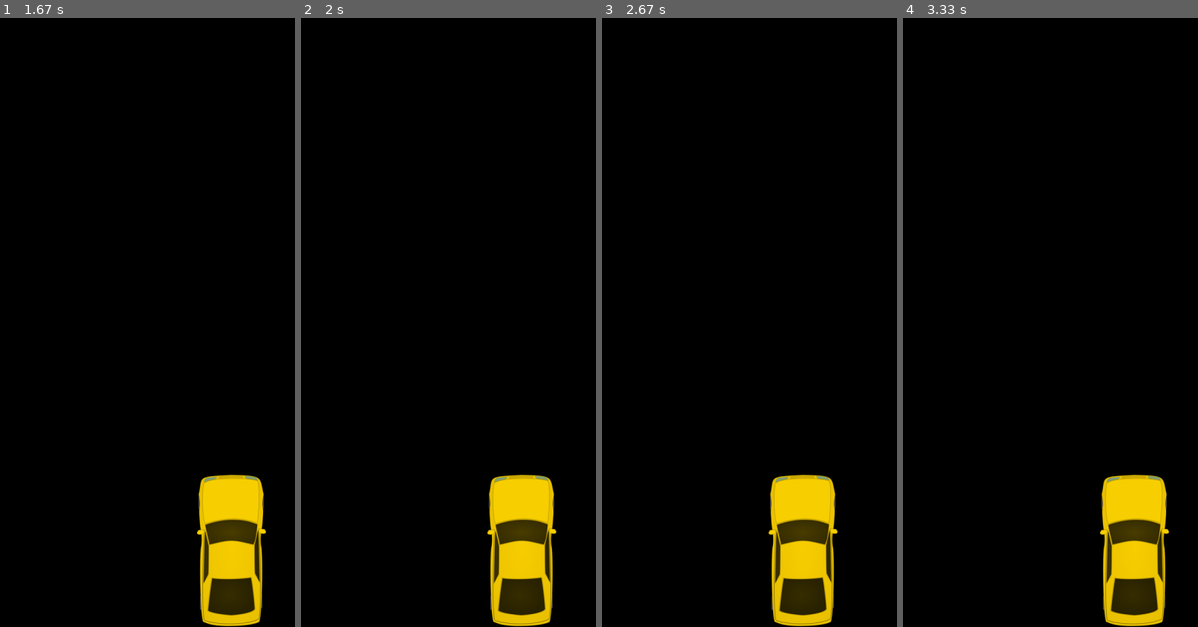
Above: before the commit, frames 1-4 (left to right).
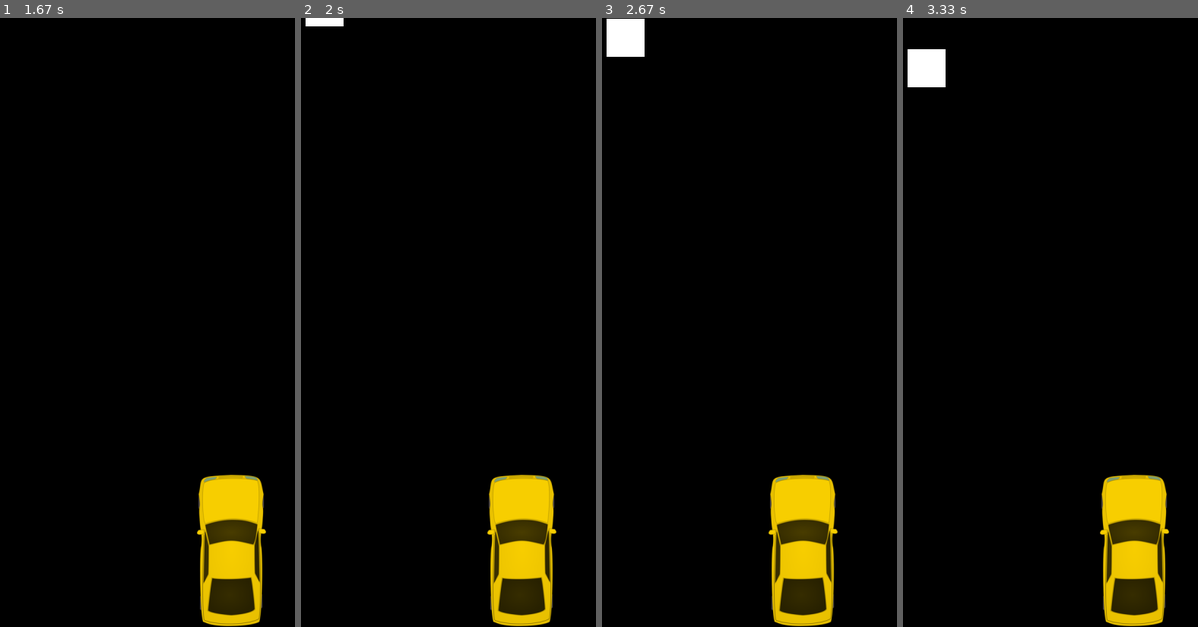
Above: after the commit, the same moments.

Repository: Bjamse/2404sebj-Programmering-og-modellering-2018-2019
Game: pygame game, started from mens jeg kjeder meg/racing game/game.py
The game is run twice, just before and just after one commit, with the same random seed, the same clock (stepped at 60 frames per second) and the same inputs.
Inputs:
- Up to frame 1 (1.67 s): hold Right 0.33-0.8 s; hold Right 0.83-1.3 s; hold Left from 1.33 s (still down)
- Up to frame 2 (2 s): release Left at 1.87 s; hold Down from 1.9 s (still down)
- Up to frame 3 (2.67 s): release Down at 2.2 s; hold Left 2.23-2.63 s
- Up to frame 4 (3.33 s): hold Right 2.67-3.3 s

Frame 1 is identical in both runs. In frame 2, 0.2% of the frame differs, in the area x 1-15%, y 0-2%; in frame 3, 0.8%, in the area x 1-15%, y 0-7%; in frame 4, 0.8%.

Commit message:
skrev litt til i kommentaren

Diff:
--- /dev/null
+++ b/mens jeg kjeder meg/racing game/funcfile.py
@@ -0,0 +1,6 @@
+import random
+
+def randomplace():
+    x = random.randint(0,600)
+    y = random.randint(-300, -50)
+    return x,y
--- a/mens jeg kjeder meg/racing game/game.py
+++ b/mens jeg kjeder meg/racing game/game.py
@@ -1,4 +1,5 @@
 import sys, pygame
+import funcfile
 pygame.init()
 t = 0
 x = 1
@@ -7,21 +8,45 @@
 black = 0, 0, 0
 screen = pygame.display.set_mode(size)
 
-ball = pygame.image.load("car.png")
-ballrect = ball.get_rect()
-ballrect = ballrect.move(width/2 - 100, height - 200)
+car = pygame.image.load("images/car.png")
+carRect = car.get_rect()
+carRect = carRect.move(width / 2 - 100, height - 200)
+
+wall = pygame.Surface((50,50))
+wall.fill((255,255,255))
+wallrect = wall.get_rect()
+wallrect = wallrect.move(funcfile.randomplace())
+
+score = 0
+
+def printscore(s):
+    print(s)
 
 def movecar():
-    global ballrect, speed
+    global carRect, speed
     if (pygame.key.get_pressed()[pygame.K_LEFT] != 0):
         speed = [-x, 0]
     elif (pygame.key.get_pressed()[pygame.K_RIGHT] != 0):
         speed = [x, 0]
     elif (pygame.key.get_pressed()[pygame.K_DOWN]):
         speed = [0, 0]
-    if (ballrect.left + speed[0] < -55 or ballrect.right + speed[0] > width + 55 ):
+    if (carRect.left + speed[0] < -55 or carRect.right + speed[0] > width + 55):
         speed[0] = 0
-    ballrect = ballrect.move(speed)
+    carRect = carRect.move(speed)
+
+
+def moveWall():
+    global wallrect, score
+    wallrect= wallrect.move([0,1])
+
+    if wallrect[1] <= height :
+        score += 1
+        x,y = funcfile.randomplace()
+        wallrect.move([-wallrect[0]+x,y-wallrect[1]])
+
+
+
+
 
 while True:
     for event in pygame.event.get():
@@ -29,6 +54,11 @@
 
     movecar()
 
+    moveWall()
+
+    printscore(score)
+
     screen.fill(black)
-    screen.blit(ball, ballrect)
+    screen.blit(car, carRect)
+    screen.blit(wall, wallrect)
     pygame.display.flip()
--- a/mens jeg kjeder meg/test.py
+++ /dev/null
@@ -1,6 +0,0 @@
-def testen(x, y, z, æ):
-    return [x, y, z, æ]
-
-y = testen(4, 5, 7, 8)
-
-print(type(y), y)
Not shown, changed: README.md
Renamed: mens jeg kjeder meg/racing game/car.png -> mens jeg kjeder meg/racing game/images/car.png
Empty file added: mens jeg kjeder meg/test av rare ting og moduler/test.py
